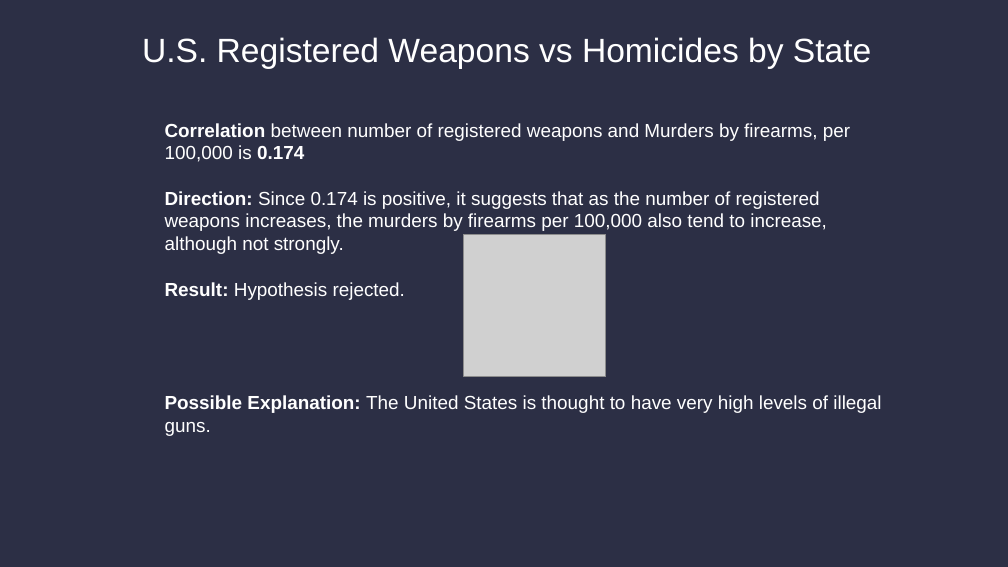
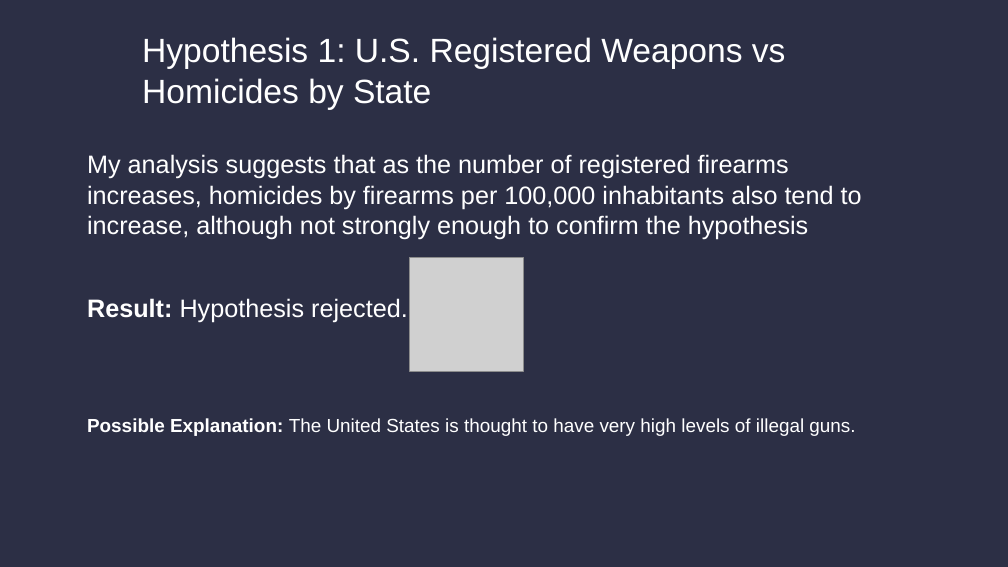
Before and after one commit to dustinhwhite/EDA-Project, a slide deck: slide 12 of Presentacion.pptx (slide 11 before the commit). Drawn at 1008x567 pixels with LibreOffice and Linux fonts; fonts in the diff are those of the drawing; grey boxes stand for pictures. Boxes give left, top, right and bottom in pixels: in the first picture for what was removed or moved away, otherwise in the second. Text is boxed around its words. In the diff, an @@ line names an element or a change of style, - is before the commit and + after.

```diff
--- a/Presentacion.pptx
+++ b/Presentacion.pptx
@@ text at (x1=142, y1=37, x2=786, y2=110): text changed @@
-U.S. Registered Weapons vs Homicides by State
+Hypothesis 1: U.S. Registered Weapons vs Homicides by State
@@ text "My analysis suggests that as ..." moved from (x1=165, y1=123, x2=881, y2=436) to (x1=87, y1=154, x2=862, y2=436) @@
@@ text at (x1=87, y1=154, x2=862, y2=239): text changed; size 18 to 24 pt @@
-Correlation between number of registered weapons and Murders by firearms, per 100,000 is 0.174
-Direction: Since 0.174 is positive, it suggests that as the number of registered weapons increases, the murders by firearms per 100,000 also tend to increase, although not strongly.
+My analysis suggests that as the number of registered firearms increases, homicides by firearms per 100,000 inhabitants also tend to increase, although not strongly enough to confirm the hypothesis
@@ picture resized from (x1=464, y1=234, x2=606, y2=377) to (x1=410, y1=258, x2=523, y2=371) @@
@@ text at (x1=87, y1=298, x2=408, y2=323): size 18 to 24 pt in "Result: Hypothesis rejected." @@
```
Also in this commit, not shown: 4 other slides changed, 2 slides added, 1 slide removed, 3 other files.
